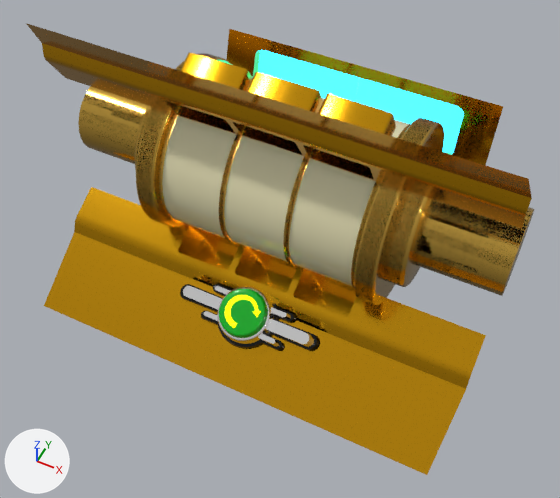
The glTF model cilindro.glb: old version first, new version second.
The view is the same before and after, from a 50 mm camera at (15.6, -33.0, 33.9) aimed at (0.8, -3.5, -3.1). The axes (+X, +Y, +Z) are drawn at lower left. The lights are the same throughout. The picture after the commit comes second. Where no turn or scale is listed for an object, it has been applied to the vertices. Vertices at exactly the same position are counted once.

The first picture shows 'carcasa', 'cilindro', 'spin', 'spin_base'.
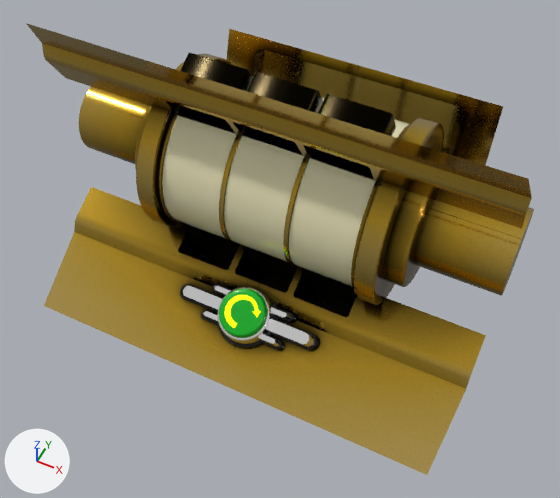
Edits to the scene script, one JSON object a line:
```json
{"op": "add", "block": "img_carcasa_ao", "code": ["img_carcasa_ao = load_image('carcasa_AO', '_unpacked/carcasa_AO', 1024, 1024, 'sRGB')"]}
{"op": "remove", "block": "mat_carcasa", "code": "mat_carcasa.base_color = (0.76, 0.382, 0.01)  # yellow #e2a619"}
{"op": "add", "block": "mat_carcasa", "code": "mat_carcasa.texture = img_carcasa_ao"}
{"op": "set", "path": "mat_carcasa.roughness", "old": "0.138", "new": "0.147"}
{"block": "me_plane", "where": "# used by ob_carcasa; location = (0.0, 0.0, 0.0)"}
{"op": "remove", "block": "me_plane", "code": "me_plane.from_pydata(...)  # 8355 vertices, 16768 faces; spans x -14.6..14.6, y -10.5..11.1, z -9.5..10.0"}
{"op": "add", "block": "me_plane", "code": "me_plane.from_pydata(...)  # 4131 vertices, 8088 faces; spans x -14.6..14.6, y -10.5..11.1, z -9.5..10.0"}
{"block": "me_plane", "change": "me_plane part 1: the loose piece of 1408 vertices spanning x -14.6..-6.4, y -5.8..5.8, z -5.8..5.8 is deleted"}
{"block": "me_plane", "change": "me_plane part 2: the loose piece of 704 vertices spanning x -2.3..-2.0, y -5.4..5.4, z -5.4..5.4 is deleted"}
{"block": "me_plane", "change": "me_plane part 3: the loose piece of 384 vertices spanning x 2.0..2.3, y -5.4..5.4, z -5.4..5.4 is deleted"}
{"block": "me_plane", "change": "me_plane part 4: 28 vertices moved within x 7.9, y -5.5..5.5, z -5.5..5.5; 1728 vertices removed from x 2.0..14.6, y -5.8..5.8, z -5.8..5.8"}
{"block": "me_plane", "change": "me_plane part 5: 5168 kept faces spanning x -14.6..14.6, y -10.5..11.1, z -9.5..10.0 get new texture (UV) coordinates"}
{"block": "me_plane", "change": "me_plane part 6: 16 faces spanning x -8.0..8.0, y 10.0..11.1, z -3.0..0.8 switch from mat_cartel (cyan #1bb9e7, glowing cyan #31c4ff) to mat_carcasa (picture img_carcasa_ao)"}
{"block": "me_plane", "change": "me_plane part 7: 4300 faces spanning x -14.6..14.6, y -5.8..5.8, z -5.8..5.8 switch from mat_separadores (orange #e7ba53) to mat_carcasa (picture img_carcasa_ao)"}
```

Where the change shows, as pixel boxes (x1, y1, x2, y2) in the pictures (560 x 498 px):
```json
{"object": "carcasa", "change": "surface changed, reshaped", "before": [26, 23, 534, 475], "after": [26, 23, 534, 475]}
{"part": 1, "of": "me_plane", "change": "deleted", "before": [78, 54, 220, 227], "on screen": "orange"}
{"part": 2, "of": "me_plane", "change": "deleted", "before": [219, 135, 241, 243]}
{"part": 3, "of": "me_plane", "change": "deleted", "before": [283, 156, 309, 266]}
{"part": 4, "of": "me_plane", "change": "cut back", "before": [284, 118, 534, 305], "after": [373, 123, 444, 305]}
{"part": 5, "of": "me_plane", "change": "surface changed", "before": [41, 29, 534, 475], "after": [41, 29, 534, 475], "on screen": "brown to yellow"}
{"part": 6, "of": "me_plane", "change": "recoloured", "before": [258, 51, 454, 153], "after": [258, 51, 454, 153], "on screen": "cyan to brown"}
{"part": 7, "of": "me_plane", "change": "recoloured", "before": [80, 58, 534, 304], "after": [80, 58, 534, 304]}
```
